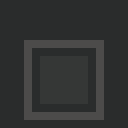
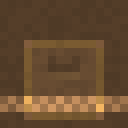
Layers edited between the first and the second w=128, h=128 image:
showed group "colored.banner" (18 layers) over <box>0,96,128,112</box>
showed group "wood" (6 layers) over <box>0,0,128,128</box>
showed "wood.front.base" over <box>0,0,128,128</box>
hid group "metal" (4 layers) over <box>0,0,128,128</box>
